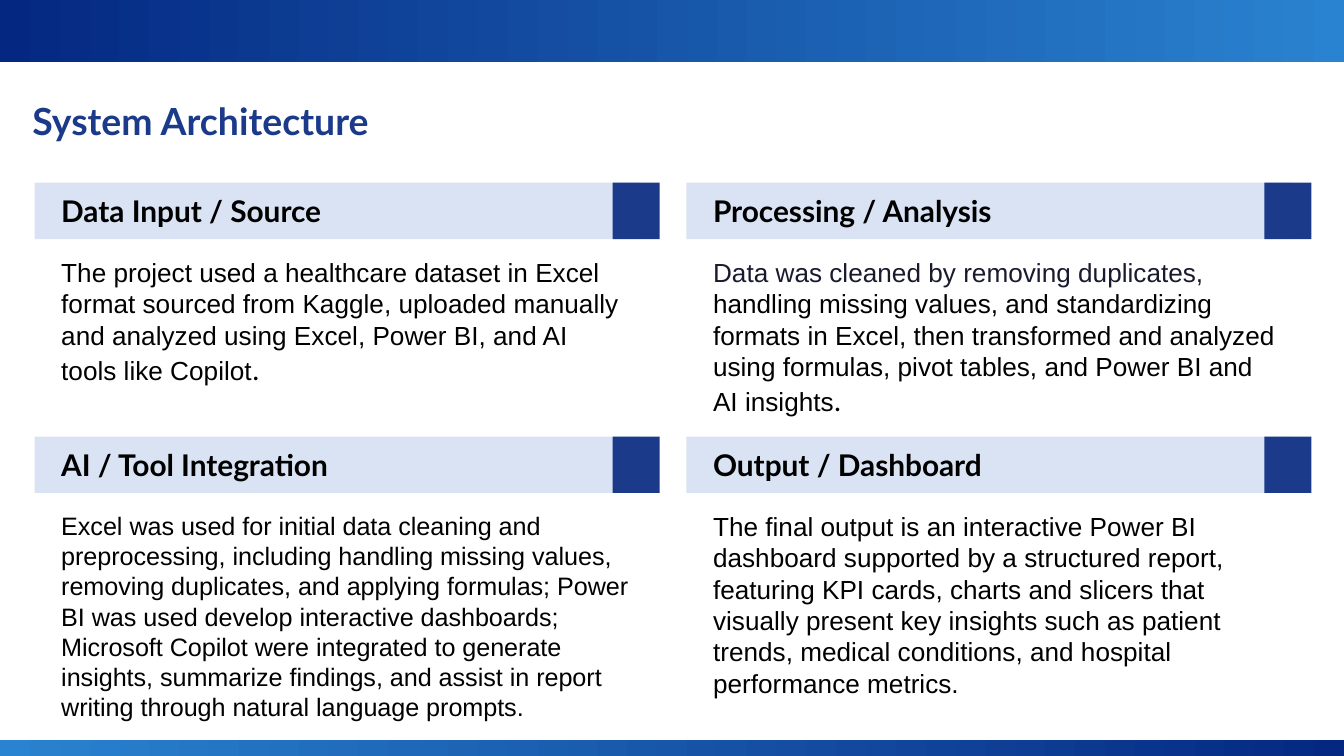
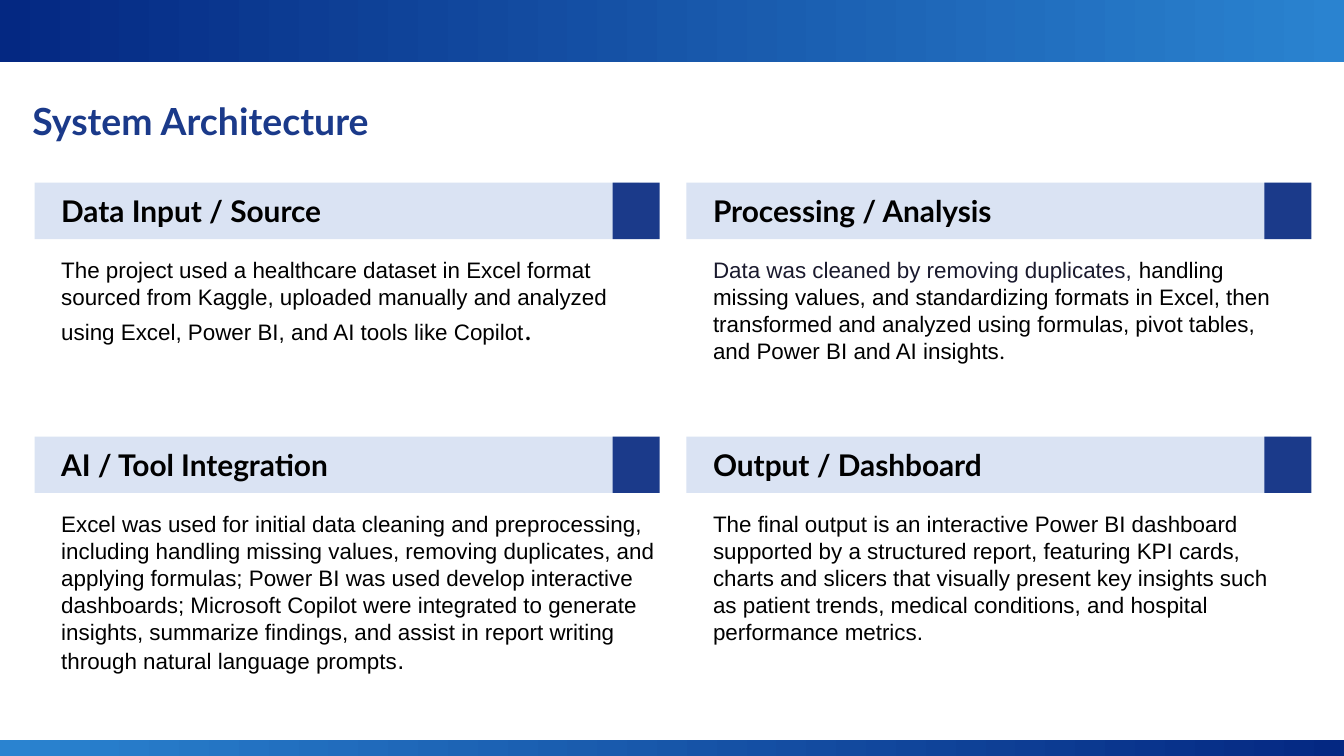
Before and after one commit to SonalGenani/Health-Metrics-Dashboard, a slide deck: slide 6 of health_dashboarrd_ppt.pptx. Drawn at 1344x756 pixels with LibreOffice and Linux fonts; fonts in the diff are those of the drawing; background and template pictures are left out. Boxes give left, top, right and bottom in pixels: in the first picture for what was removed or moved away, otherwise in the second. Text is boxed around its words. In the diff, an @@ line names an element or a change of style, - is before the commit and + after.

```diff
--- a/health_dashboarrd_ppt.pptx
+++ b/health_dashboarrd_ppt.pptx
@@ text "The project used a healthcare ..." at [61, 261, 606, 345]: size 14 to 12 pt @@
@@ text "Data was cleaned by removing ..." at [713, 261, 1270, 364]: size 14 to 12 pt; size 16 to 12 pt in "insights." @@
@@ text "Excel was used for initial ..." at [61, 515, 654, 674]: size 13.5 to 12 pt @@
@@ text "The final output is an ..." at [713, 515, 1267, 645]: size 14 to 12 pt @@
```
Also in this commit, not shown: 6 other slides changed, 2 slides added.
